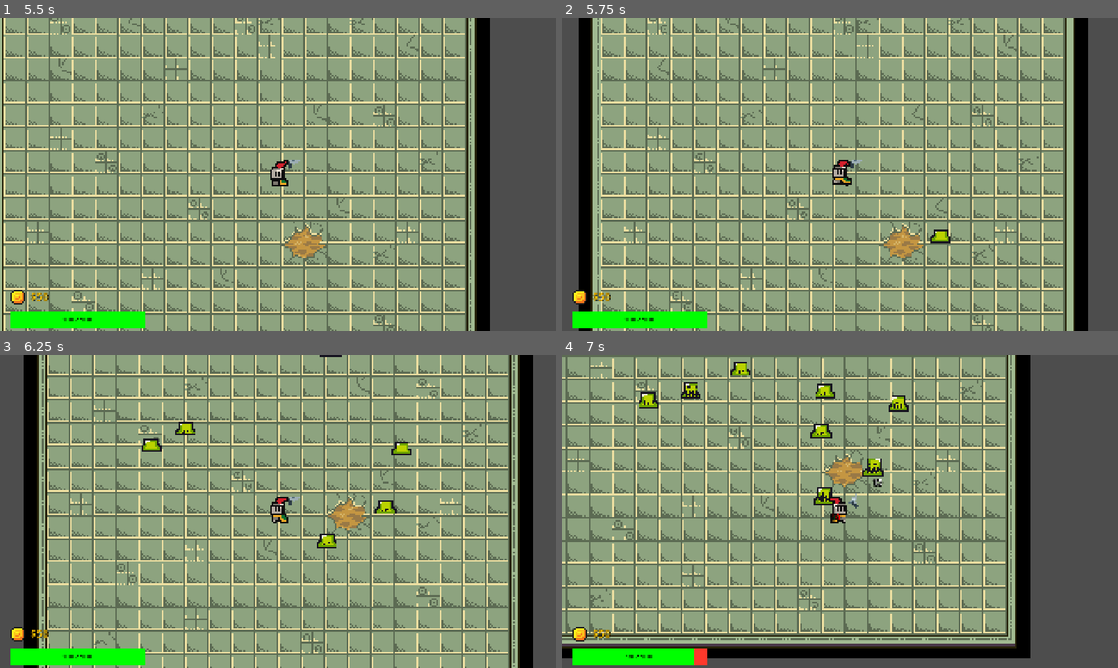
Above: before the commit, frames 1-4 (two rows, left to right).
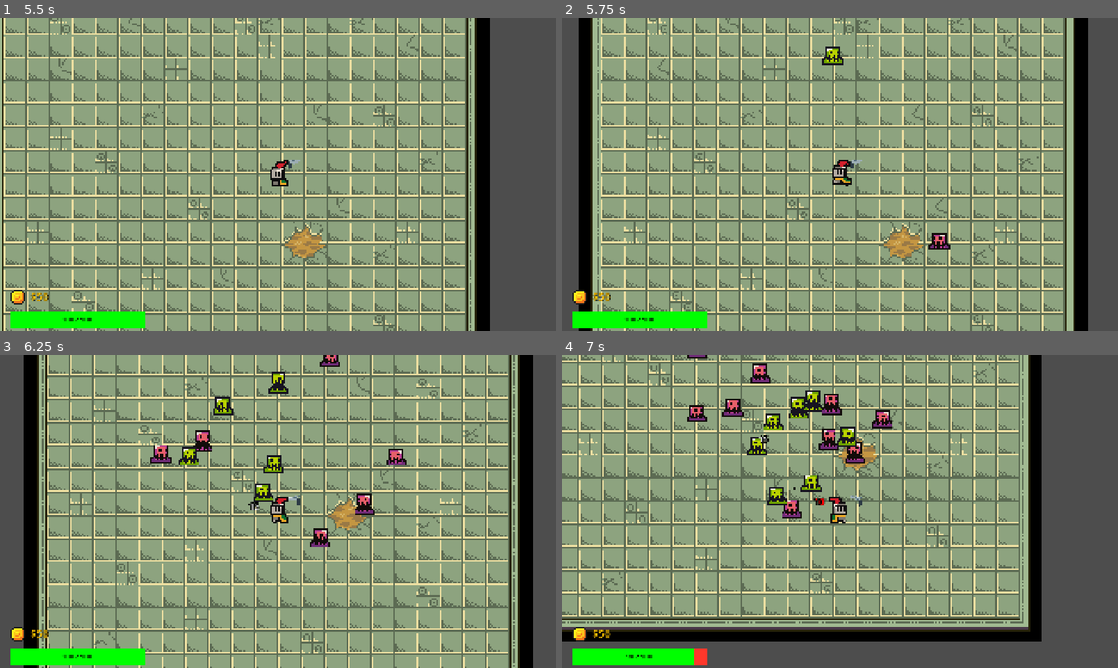
Above: after the commit, the same moments.

Repository: jtmchenry/2D-Roguelike-Game-Game-Jam-2025
Game: Godot game, scene res://ui/main_menu.tscn
Two runs of this game, one before a commit and one after it. Both use one fixed random seed, a clock stepped at 60 frames per second and the inputs below.
Inputs:
- Up to frame 1 (5.5 s): click "Play" at 0.5 s; hold Right (move_right) 1.28-2.03 s; hold Down (move_down) 2.03-2.78 s; hold Right (move_right) 2.78-3.53 s; hold Up (move_up) 3.53-4.28 s; hold Left (move_left) from 4.28 s (still down)
- Up to frame 2 (5.75 s): keep holding Left (move_left)
- Up to frame 3 (6.25 s): release Left (move_left) at 5.78 s; hold Down (move_down) from 5.78 s (still down)
- Up to frame 4 (7 s): release Down (move_down) at 6.53 s; hold Right (move_right) from 6.53 s (still down)

Frame 1 is identical in both runs. In frame 2, 0.4% of the frame differs, in the area x 46-70%, y 9-74%; in frame 3, 2.5%; in frame 4, 50%, in the area x 0-87%, y 0-97%.

Commit message:
New Monster Type and Add Better Monster States and System.
Updated: Monster Spawner to know player location

Updated: States and Added a new State Management System to keep track more of  states

Added new States LIke:

FOLLOW
APPROACH
WINDUP
DASH

Diff:
--- a/2d-roguelike/levels/level_1.tscn
+++ b/2d-roguelike/levels/level_1.tscn
@@ -6,6 +6,7 @@
 [ext_resource type="PackedScene" uid="uid://bi0wmrp1kqfxp" path="res://ui/hud/hud.tscn" id="2_jirdo"]
 [ext_resource type="PackedScene" uid="uid://bm1ipexiutcqk" path="res://player/player.tscn" id="3_bt44k"]
 [ext_resource type="PackedScene" uid="uid://2kec8tbt6m51" path="res://monster/monster_spawner.tscn" id="3_btoec"]
+[ext_resource type="PackedScene" uid="uid://fhqdcygqhv8m" path="res://monster/monster.tscn" id="5_3sk1a"]
 [ext_resource type="PackedScene" uid="uid://bjvib3spj37oo" path="res://ui/game_over.tscn" id="5_l53as"]
 
 [node name="Level1" type="Node2D"]
@@ -19,6 +20,11 @@
 number_of_spawns = 50
 number_of_waves = 5
 
+[node name="MonsterSpawner2" parent="." instance=ExtResource("3_btoec")]
+number_of_spawns = 50
+number_of_waves = 5
+spawn_scene = ExtResource("5_3sk1a")
+
 [node name="GameOver" parent="." instance=ExtResource("5_l53as")]
 visible = false
 
@@ -29,4 +35,5 @@
 player = NodePath("../Player")
 
 [connection signal="all_monsters_killed" from="MonsterSpawner" to="." method="_on_monster_spawner_all_monsters_killed"]
+[connection signal="all_monsters_killed" from="MonsterSpawner2" to="." method="_on_monster_spawner_all_monsters_killed"]
 [connection signal="player_died" from="Player" to="." method="_on_player_player_died"]
--- /dev/null
+++ b/2d-roguelike/monster/base_enemy/enemy.gd
@@ -0,0 +1,52 @@
+extends CharacterBody2D
+class_name Enemy
+
+@export var damage := 10
+@export var loot_scene: PackedScene
+@export var speed = 200.0
+@export var chase_distance = 200.0
+@export var move_speed = 150.0
+
+var player: CharacterBody2D = null
+var state_machine: Node = null
+var dash_direction = Vector2.ZERO
+var timer = 0.0
+
+@onready var damage_timer = $Timer
+@onready var animated_sprite = $PurpleSlimeAnimatedSprite
+@onready var health_control = $Health
+
+var is_hurt = false
+
+func _is_player(body: Node2D) -> bool:
+	return player == body
+
+func _damage_player() -> void:
+	if Game.is_game_over:
+		return
+	player.hurt_player(damage)
+	return
+
+func take_damage(damage: int, critical: bool):
+	animated_sprite.play("Hurt")
+	is_hurt = true
+	if critical:
+		await $Health.hit(damage, Color.MEDIUM_PURPLE);
+	else:
+		await $Health.hit(damage, Color.WHITE);
+	if($Health.health <= 0):
+		AudioManager.play_sfx("explosion")
+		drop_loot()
+		queue_free()
+
+func drop_loot():
+	var number = randf_range(1, 5)
+	for i in range(number):
+		var l = loot_scene.instantiate()
+		var x = randf_range(-75, 75)
+		var y = randf_range(-75, 75)
+		l.global_position = global_position + Vector2(x, y)
+		get_tree().get_root().add_child(l)
+
+func set_health_value(monster_health: int):
+	health_control.set_health_value(monster_health)
--- a/2d-roguelike/monster/monster.gd
+++ b/2d-roguelike/monster/monster.gd
@@ -26,8 +26,8 @@
 @export var windup_time: float = 0.5        # How long the monster waits before dashing
 @export var dash_trigger_distance: float = 200.0 # Start wind-up when this close to player
 
-enum State { APPROACH, WINDUP, DASH }
-var current_state = State.APPROACH
+enum State { FOLLOW }
+var current_state = State.FOLLOW
 
 var timer: float = 0.0
 
@@ -49,12 +49,8 @@
 		animated_sprite.play("idle")
 
 	match current_state:
-		State.APPROACH:
+		State.FOLLOW:
 			approach_player(delta)
-		State.WINDUP:
-			windup(delta)
-		State.DASH:
-			do_dash(delta)
 
 	var direction = player.global_position - global_position
 
@@ -73,6 +69,10 @@
 func _on_area_2d_body_exited(body: Node2D) -> void:
 	if(_is_player(body)):
 		damage_timer.stop()
+
+func _on_monster_animated_sprite_animation_finished() -> void:
+	if animated_sprite.animation == "hurt":
+		is_hurt = false
 
 func _is_player(body: Node2D) -> bool:
 	return player == body
@@ -108,36 +108,7 @@
 	health_control.set_health_value(monster_health)
 
 func approach_player(delta):
-	if not player:
-		return
-
-	var to_player = player.global_position - global_position
-	if to_player.length() <= dash_trigger_distance:
-		current_state = State.WINDUP
-		timer = windup_time
-		velocity = Vector2.ZERO
-	else:
-		velocity = to_player.normalized() * move_speed
-
-func windup(delta):
-	timer -= delta
-	velocity = Vector2.ZERO  # stay still
-	if timer <= 0:
-		if player:
-			dash_direction = (player.global_position - global_position).normalized()
-		else:
-			dash_direction = Vector2.RIGHT  # fallback
-		current_state = State.DASH
-		timer = dash_duration
-
-func do_dash(delta):
-	velocity = dash_direction * dash_speed
-	timer -= delta
-	if timer <= 0:
-		current_state = State.APPROACH
-		velocity = Vector2.ZERO
-
-
-func _on_monster_animated_sprite_animation_finished() -> void:
-	if animated_sprite.animation == "hurt":
-		is_hurt = false
+	if player:
+		var direction = (player.global_position - global_position).normalized()
+		velocity = direction * move_speed
+		move_and_slide()
--- a/2d-roguelike/monster/monster_spawner.gd
+++ b/2d-roguelike/monster/monster_spawner.gd
@@ -5,6 +5,7 @@
 @export var spawn_scene: PackedScene
 @export var radius: int = 1000
 @export var monster_health_pool = 20
+@export var player_scene = PackedScene #add a player scene when using this spawner.
 
 @onready var wave_timer = $WaveTimer
 @onready var within_wave_timer = $WithinWaveTimer
@@ -16,12 +17,15 @@
 var remaining_spawns = 0
 var spawned_in_wave = 0
 
+var player: Node2D = null
+
 func _ready() -> void:
 	randomize()
 	if number_of_waves == 0:
 		return
 	spawns_per_wave = floor(number_of_spawns / number_of_waves)
 	remaining_spawns = number_of_spawns
+	player = get_parent().get_node("Player")
 
 func _process(delta: float) -> void:
 	if monster_container.get_children().is_empty() && remaining_spawns == 0:
@@ -43,9 +47,15 @@
 		spawned_in_wave = 0
 
 func _spawn_monster():
-	var x = randf_range(-radius / 2, radius / 2)
-	var y = randf_range(-radius / 2, radius / 2)
-	var monster := spawn_scene.instantiate()
-	monster.position = Vector2(x, y)
-	monster.health = monster_health_pool
+	var monster = spawn_scene.instantiate()
+	monster.position = Vector2(
+		randf_range(-radius / 2, radius / 2),
+		randf_range(-radius / 2, radius / 2)
+	)
+
+		# Find the Health node in the monster and set its health
+	var health_node = monster.get_node_or_null("Health")
+	if health_node and health_node.has_method("set_health_value"):
+		health_node.set_health_value(monster_health_pool)
+
 	monster_container.add_child(monster)
--- a/2d-roguelike/monster/monster_spawner.tscn
+++ b/2d-roguelike/monster/monster_spawner.tscn
@@ -1,7 +1,7 @@
 [gd_scene load_steps=3 format=3 uid="uid://2kec8tbt6m51"]
 
 [ext_resource type="Script" uid="uid://w8i5mqyiaieq" path="res://monster/monster_spawner.gd" id="1_dw6pn"]
-[ext_resource type="PackedScene" uid="uid://dy7xk4id5djc6" path="res://monster/spawn.tscn" id="2_36vr2"]
+[ext_resource type="PackedScene" uid="uid://ex4un0u0516" path="res://monster/purple_slime/purple_slime.tscn" id="2_36vr2"]
 
 [node name="MonsterSpawner" type="Node2D"]
 script = ExtResource("1_dw6pn")
--- /dev/null
+++ b/2d-roguelike/monster/purple_slime/purple_slime.gd
@@ -0,0 +1,35 @@
+extends Enemy
+
+@export var dash_trigger_distance = 200.0
+@export var windup_duration = 0.5
+@export var dash_duration = 0.5
+@export var dash_speed = 600.0
+
+func _ready():
+	damage_timer.connect("timeout", _damage_player)
+	add_to_group("Enemies")
+	if not player:
+		var players = get_tree().get_nodes_in_group("player")
+		player = players[0]
+	state_machine = $StateMachine
+
+func _physics_process(delta: float):
+	var direction = player.global_position - global_position
+
+	if direction.x > 0:
+		animated_sprite.flip_h = false
+	elif direction.x < 0:
+		animated_sprite.flip_h = true
+
+func _on_area_2d_body_entered(body: Node2D) -> void:
+	if (_is_player(body)):
+		_damage_player()
+		damage_timer.start()
+
+func _on_area_2d_body_exited(body: Node2D) -> void:
+	if(_is_player(body)):
+		damage_timer.stop()
+
+func _on_purple_slime_animated_sprite_animation_finished() -> void:
+	if animated_sprite.animation == "Hurt":
+		is_hurt = false
--- /dev/null
+++ b/2d-roguelike/monster/purple_slime/purple_slime.tscn
@@ -0,0 +1,164 @@
+[gd_scene load_steps=24 format=3 uid="uid://ex4un0u0516"]
+
+[ext_resource type="Texture2D" uid="uid://d3lkir80mohut" path="res://monster/purple_slime/slime_purple.png" id="1_fg0vh"]
+[ext_resource type="Script" uid="uid://d2q36l6csh35y" path="res://monster/purple_slime/purple_slime.gd" id="1_ha2up"]
+[ext_resource type="PackedScene" uid="uid://mnhqgkcmcr5d" path="res://components/health.tscn" id="2_1oxdh"]
+[ext_resource type="Script" uid="uid://dpfh1jx33kkoj" path="res://monster/state/state_machine.gd" id="2_ecb4v"]
+[ext_resource type="PackedScene" uid="uid://be6hi18cycgv3" path="res://monster/loot.tscn" id="2_xjeln"]
+[ext_resource type="Script" uid="uid://bi14vr1xwy5s3" path="res://monster/state/approach.gd" id="3_7b5ui"]
+[ext_resource type="Script" uid="uid://cyufsfk7rfkeb" path="res://monster/state/dash.gd" id="5_1oxdh"]
+[ext_resource type="Script" uid="uid://c3y6j3x6m4dyw" path="res://monster/state/windup.gd" id="6_xjeln"]
+
+[sub_resource type="AtlasTexture" id="AtlasTexture_ha2up"]
+atlas = ExtResource("1_fg0vh")
+region = Rect2(0, 48, 24, 24)
+
+[sub_resource type="AtlasTexture" id="AtlasTexture_1oxdh"]
+atlas = ExtResource("1_fg0vh")
+region = Rect2(24, 48, 24, 24)
+
+[sub_resource type="AtlasTexture" id="AtlasTexture_xjeln"]
+atlas = ExtResource("1_fg0vh")
+region = Rect2(48, 48, 24, 24)
+
+[sub_resource type="AtlasTexture" id="AtlasTexture_3m2jh"]
+atlas = ExtResource("1_fg0vh")
+region = Rect2(72, 48, 24, 24)
+
+[sub_resource type="AtlasTexture" id="AtlasTexture_n2p55"]
+atlas = ExtResource("1_fg0vh")
+region = Rect2(0, 24, 24, 24)
+
+[sub_resource type="AtlasTexture" id="AtlasTexture_1pmjq"]
+atlas = ExtResource("1_fg0vh")
+region = Rect2(24, 24, 24, 24)
+
+[sub_resource type="AtlasTexture" id="AtlasTexture_iw8yq"]
+atlas = ExtResource("1_fg0vh")
+region = Rect2(48, 24, 24, 24)
+
+[sub_resource type="AtlasTexture" id="AtlasTexture_kkicm"]
+atlas = ExtResource("1_fg0vh")
+region = Rect2(72, 24, 24, 24)
+
+[sub_resource type="AtlasTexture" id="AtlasTexture_jh4lo"]
+atlas = ExtResource("1_fg0vh")
+region = Rect2(0, 0, 24, 24)
+
+[sub_resource type="AtlasTexture" id="AtlasTexture_ja0g6"]
+atlas = ExtResource("1_fg0vh")
+region = Rect2(24, 0, 24, 24)
+
+[sub_resource type="AtlasTexture" id="AtlasTexture_d0tvq"]
+atlas = ExtResource("1_fg0vh")
+region = Rect2(48, 0, 24, 24)
+
+[sub_resource type="AtlasTexture" id="AtlasTexture_c3e0l"]
+atlas = ExtResource("1_fg0vh")
+region = Rect2(72, 0, 24, 24)
+
+[sub_resource type="SpriteFrames" id="SpriteFrames_b2jf2"]
+animations = [{
+"frames": [{
+"duration": 1.0,
+"texture": SubResource("AtlasTexture_ha2up")
+}, {
+"duration": 1.0,
+"texture": SubResource("AtlasTexture_1oxdh")
+}, {
+"duration": 1.0,
+"texture": SubResource("AtlasTexture_xjeln")
+}, {
+"duration": 1.0,
+"texture": SubResource("AtlasTexture_3m2jh")
+}],
+"loop": true,
+"name": &"Hurt",
+"speed": 5.0
+}, {
+"frames": [{
+"duration": 1.0,
+"texture": SubResource("AtlasTexture_n2p55")
+}, {
+"duration": 1.0,
+"texture": SubResource("AtlasTexture_1pmjq")
+}, {
+"duration": 1.0,
+"texture": SubResource("AtlasTexture_iw8yq")
+}, {
+"duration": 1.0,
+"texture": SubResource("AtlasTexture_kkicm")
+}],
+"loop": true,
+"name": &"Idle",
+"speed": 5.0
+}, {
+"frames": [{
+"duration": 1.0,
+"texture": SubResource("AtlasTexture_jh4lo")
+}, {
+"duration": 1.0,
+"texture": SubResource("AtlasTexture_ja0g6")
+}, {
+"duration": 1.0,
+"texture": SubResource("AtlasTexture_d0tvq")
+}, {
+"duration": 1.0,
+"texture": SubResource("AtlasTexture_c3e0l")
+}],
+"loop": true,
+"name": &"Spawn",
+"speed": 5.0
+}]
+
+[sub_resource type="CircleShape2D" id="CircleShape2D_eehft"]
+radius = 7.0
+
+[sub_resource type="CircleShape2D" id="CircleShape2D_xjeln"]
+radius = 0.5
+
+[node name="PurpleSlime" type="CharacterBody2D"]
+scale = Vector2(5, 5)
+script = ExtResource("1_ha2up")
+loot_scene = ExtResource("2_xjeln")
+
+[node name="Health" parent="." instance=ExtResource("2_1oxdh")]
+
+[node name="Timer" type="Timer" parent="."]
+
+[node name="PurpleSlimeAnimatedSprite" type="AnimatedSprite2D" parent="."]
+position = Vector2(0, -6)
+sprite_frames = SubResource("SpriteFrames_b2jf2")
+animation = &"Idle"
+autoplay = "Idle"
+
+[node name="AnimationPlayer" type="AnimationPlayer" parent="."]
+
+[node name="CollisionShape2D" type="CollisionShape2D" parent="."]
+shape = SubResource("CircleShape2D_eehft")
+
+[node name="Area2D" type="Area2D" parent="."]
+scale = Vector2(1, 1)
+collision_mask = 2
+
+[node name="CollisionShape2D" type="CollisionShape2D" parent="Area2D"]
+position = Vector2(0, -6)
+scale = Vector2(12, 12)
+shape = SubResource("CircleShape2D_xjeln")
+
+[node name="StateMachine" type="Node" parent="."]
+script = ExtResource("2_ecb4v")
+initial_state = NodePath("Approach")
+
+[node name="Approach" type="Node" parent="StateMachine"]
+script = ExtResource("3_7b5ui")
+
+[node name="Dash" type="Node" parent="StateMachine"]
+script = ExtResource("5_1oxdh")
+
+[node name="WindUp" type="Node" parent="StateMachine"]
+script = ExtResource("6_xjeln")
+
+[connection signal="animation_finished" from="PurpleSlimeAnimatedSprite" to="." method="_on_purple_slime_animated_sprite_animation_finished"]
+[connection signal="body_entered" from="Area2D" to="." method="_on_area_2d_body_entered"]
+[connection signal="body_exited" from="Area2D" to="." method="_on_area_2d_body_exited"]
--- /dev/null
+++ b/2d-roguelike/monster/state/approach.gd
@@ -0,0 +1,16 @@
+extends State
+
+func physics_update(delta):
+	if not actor.player:
+		return
+
+	var to_player = actor.player.global_position - actor.global_position
+	if to_player.length() <= actor.dash_trigger_distance:
+		# Close enough: start wind-up before dash
+		actor.timer = actor.windup_duration
+		actor.velocity = Vector2.ZERO
+		actor.state_machine.change_state(actor.get_node("StateMachine/WindUp"))
+	else:
+		# Move toward player
+		actor.velocity = to_player.normalized() * actor.move_speed
+		actor.move_and_slide()
--- /dev/null
+++ b/2d-roguelike/monster/state/dash.gd
@@ -0,0 +1,9 @@
+extends State
+
+func physics_update(delta):
+	actor.timer -= delta
+	actor.velocity = actor.dash_direction * actor.dash_speed
+	actor.move_and_slide()
+
+	if actor.timer <= 0:
+		actor.state_machine.change_state(actor.get_node("StateMachine/Approach"))
--- /dev/null
+++ b/2d-roguelike/monster/state/state.gd
@@ -0,0 +1,8 @@
+extends Node
+class_name State
+
+var actor: Node = null
+
+func enter(msg = null) -> void: pass
+func exit() -> void: pass
+func physics_update(delta: float) -> void: pass
--- /dev/null
+++ b/2d-roguelike/monster/state/state_machine.gd
@@ -0,0 +1,26 @@
+extends Node
+
+@export var initial_state: NodePath
+var current_state: State = null
+
+func _ready():
+	var actor = get_parent()
+	for child in get_children():
+		if child is State:
+			child.actor = actor
+
+	if initial_state != NodePath():
+		current_state = get_node(initial_state)
+		if current_state:
+			current_state.enter()
+
+func _physics_process(delta):
+	if current_state:
+		current_state.physics_update(delta)
+
+func change_state(new_state: State, msg = null):
+	if current_state:
+		current_state.exit()
+	current_state = new_state
+	if current_state:
+		current_state.enter(msg)
--- /dev/null
+++ b/2d-roguelike/monster/state/windup.gd
@@ -0,0 +1,17 @@
+extends State
+
+func enter(msg = null):
+	actor.timer = actor.windup_duration
+	print("Boss starts winding up...")
+
+func physics_update(delta):
+	actor.timer -= delta
+	actor.velocity = Vector2.ZERO  # stay still during wind-up
+
+	if actor.timer <= 0:
+		if actor.player:
+			actor.dash_direction = (actor.player.global_position - actor.global_position).normalized()
+		else:
+			actor.dash_direction = Vector2.RIGHT  # fallback direction
+		actor.timer = actor.dash_duration
+		actor.state_machine.change_state(actor.get_node("StateMachine/Dash"))
Not shown: 1 places in 2d-roguelike/levels/level_1.tscn that only renumber resources
Not shown, added: 2d-roguelike/monster/base_enemy/enemy.gd.uid
Not shown, added: 2d-roguelike/monster/purple_slime/purple_slime.gd.uid
Binary file added: 2d-roguelike/monster/purple_slime/slime_purple.png
Not shown, added: 2d-roguelike/monster/purple_slime/slime_purple.png.import
Not shown, added: 2d-roguelike/monster/state/approach.gd.uid
Not shown, added: 2d-roguelike/monster/state/dash.gd.uid
Not shown, added: 2d-roguelike/monster/state/state.gd.uid
Not shown, added: 2d-roguelike/monster/state/state_machine.gd.uid
Not shown, added: 2d-roguelike/monster/state/windup.gd.uid
